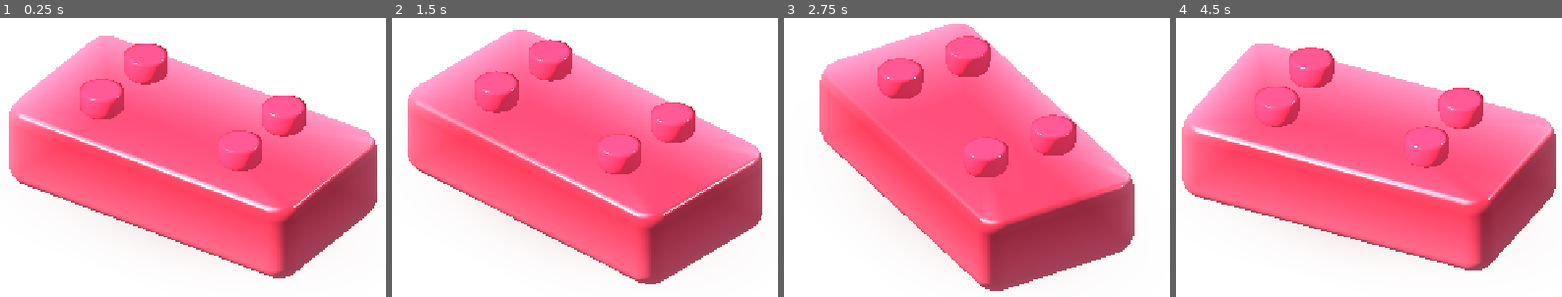
Above: before the commit, frames 1-4 (left to right).
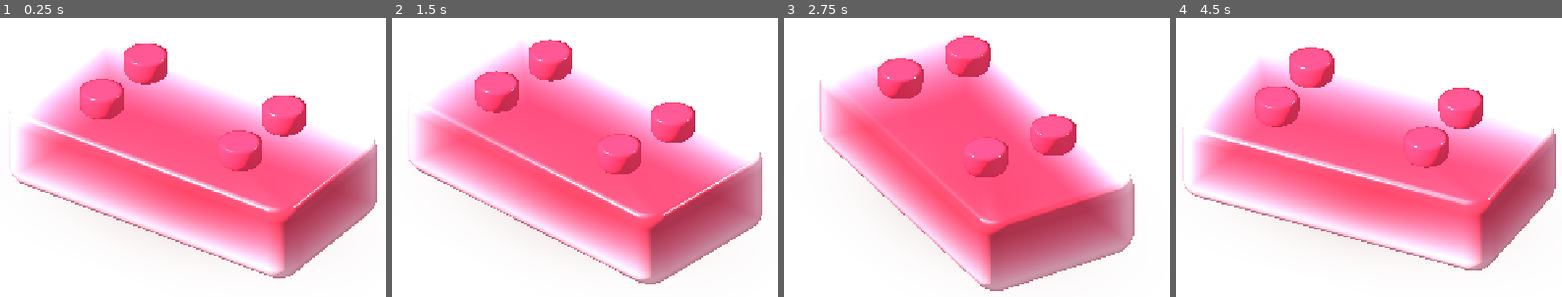
Above: after the commit, the same moments.

Repository: dbrckk/Jelly-bricks
Game: Godot game, scene res://prototypes/single_brick/soft_reference.tscn
Same seed, same stepped clock (60 frames per second), same inputs: the game is played once before the commit and once after it. This scene is started directly instead of the project's main scene.
Inputs (mouse positions are in pixels of both pictures, inside the frame that each line leads up to):
- Up to frame 1 (0.25 s): no input
- Up to frame 2 (1.5 s): tap Enter at 0.5 s; move the mouse to (681, 101) at 0.52 s; click (681, 101) at 0.67 s; tap Space at 1.25 s; drag from (496, 179) to (561, 296) at 1.27 s
- Up to frame 3 (2.75 s): tap Enter at 2 s; move the mouse to (outside the picture) at 2.02 s; click (outside the picture) at 2.17 s
- Up to frame 4 (4.5 s): tap Space at 2.75, 4.25 s; drag from (1345, 296) to (1237, 20) at 2.77 s; tap Enter at 3.5 s; move the mouse to (1500, 257) at 3.52 s; click (1500, 257) at 3.67 s; drag from (1237, 20) to (outside the picture) at 4.27 s

The runs differ from the first frame. In frame 1, 32% of the frame differs, in the area x 2-98%, y 6-94%; in frame 2, 31%; in frame 3, 27%; in frame 4, 32%, in the area x 1-99%, y 9-91%.

Commit message:
feat(optics): separate half-resolution background viewport with matched orbit camera and depth-safe gel sampling

Diff:
--- a/native-godot/prototypes/single_brick/soft_reference.gd
+++ b/native-godot/prototypes/single_brick/soft_reference.gd
@@ -5,8 +5,16 @@
 const FINE = preload("res://prototypes/single_brick/subdivided_studio_mesh.gd")
 const STUD_WET = preload("res://prototypes/single_brick/wet_stud.gdshader")
 const OPAQUE_GEL = preload("res://prototypes/single_brick/wet_gel_opaque_reference.gdshader")
+const BACKDROP_GEL = preload("res://prototypes/single_brick/wet_gel_viewport_reference.gdshader")
+const TEST_CARD = preload("res://prototypes/single_brick/transmission_test_card.gdshader")
 var base_triangles: int = 0
 var fine_triangles: int = 0
+var backdrop_viewport: SubViewport
+var backdrop_camera: Camera3D
+var test_card: MeshInstance3D
+var diagnostic_background_enabled: bool = false
+var transmission_enabled: bool = true
+var backdrop_frame_size: Vector2i = Vector2i.ZERO
 
 func _ready() -> void:
     super._ready()
@@ -28,8 +36,6 @@
     gel_material.set_shader_parameter("bulk_optics", 0.66)
     gel_material.set_shader_parameter("gel_milkiness", 0.22)
     gel_material.set_shader_parameter("interior_scatter", 0.44)
-    # True volumetric refraction remains Blender's offline reference:
-    # this opaque Godot control must not pretend to be transparent.
     gel_material.set_shader_parameter("highlights", 0.63)
     var cap_mat := ShaderMaterial.new()
     cap_mat.shader = STUD_WET
@@ -37,6 +43,7 @@
     studs.material_override = cap_mat
     var coat := wet_coat.material_override as ShaderMaterial
     coat.set_shader_parameter("coat_strength", 0.21)
+    _build_isolated_backdrop()
     sample_reference("rest")
 
 func sample_reference(state: String) -> void:
@@ -64,3 +71,84 @@
     var coat := wet_coat.material_override as ShaderMaterial
     coat.set_shader_parameter("silhouette_softness", softness)
     coat.set_shader_parameter("momentum_lag", lag)
+
+## Split-scene rendering makes a meaningful image-driven refraction possible
+## without sampling the CURRENT framebuffer. Core depth remains opaque and
+## the bottom socket roof cannot bleed through the front surface.
+## One half-resolution background render; no expensive texture readback.
+func _build_isolated_backdrop() -> void:
+    # Mask bit 1 is studio-only; the physical gel, optical coat and studs
+    # render on layer bit 2 in the main view and not in the backdrop view.
+    shell.layers = 2
+    wet_coat.layers = 2
+    studs.layers = 2
+
+    test_card = MeshInstance3D.new()
+    test_card.name = "BackgroundOpticsDiagnosticCard"
+    var card_mesh := PlaneMesh.new()
+    card_mesh.size = Vector2(3.7, 2.9)
+    test_card.mesh = card_mesh
+    var card_mat := ShaderMaterial.new()
+    card_mat.shader = TEST_CARD
+    test_card.material_override = card_mat
+    test_card.position = Vector3(1.0, 0.026, 0.5)
+    test_card.cast_shadow = GeometryInstance3D.SHADOW_CASTING_SETTING_OFF
+    test_card.layers = 1
+    test_card.visible = false
+    add_child(test_card)
+
+    backdrop_viewport = SubViewport.new()
+    backdrop_viewport.name = "FloorOnlyOpticalBackground"
+    backdrop_viewport.own_world_3d = false
+    backdrop_viewport.transparent_bg = false
+    backdrop_viewport.render_target_update_mode = SubViewport.UPDATE_ALWAYS
+    backdrop_viewport.msaa_3d = Viewport.MSAA_DISABLED
+    add_child(backdrop_viewport)
+
+    backdrop_camera = Camera3D.new()
+    backdrop_camera.name = "MatchingBackdropCamera"
+    backdrop_camera.cull_mask = 1
+    backdrop_camera.current = true
+    backdrop_viewport.add_child(backdrop_camera)
+    _sync_backdrop_camera()
+
+    # Ordinary sampler2D: no hint_screen_texture and no ALPHA. Therefore the
+    # core stays in the opaque depth pass despite sampling rendered pixels.
+    gel_material.shader = BACKDROP_GEL
+    gel_material.set_shader_parameter(
+        "backdrop_tex", backdrop_viewport.get_texture())
+    gel_material.set_shader_parameter("backdrop_strength", 0.82)
+    gel_material.set_shader_parameter("refraction_pixels", 5.0)
+
+func _sync_backdrop_camera() -> void:
+    if backdrop_camera == null or camera == null:
+        return
+    var main_size: Vector2i = get_viewport().get_visible_rect().size
+    var target_size := Vector2i(
+        maxi(240, int(round(main_size.x * 0.5))),
+        maxi(320, int(round(main_size.y * 0.5))))
+    if backdrop_viewport.size != target_size:
+        backdrop_viewport.size = target_size
+    backdrop_frame_size = target_size
+    backdrop_camera.projection = camera.projection
+    backdrop_camera.keep_aspect = camera.keep_aspect
+    backdrop_camera.size = camera.size
+    backdrop_camera.near = camera.near
+    backdrop_camera.far = camera.far
+    backdrop_camera.global_transform = camera.global_transform
+
+func set_diagnostic_background(enabled: bool) -> void:
+    diagnostic_background_enabled = enabled
+    if test_card != null:
+        test_card.visible = enabled
+
+func set_transmission_enabled(enabled: bool) -> void:
+    transmission_enabled = enabled
+    gel_material.set_shader_parameter(
+        "backdrop_strength", 0.82 if enabled else 0.0)
+
+func _process(delta: float) -> void:
+    super._process(delta)
+    # Only a transform sync: the backdrop camera follows touch orbit and
+    # phone resolution without copying pixel buffers to the CPU.
+    _sync_backdrop_camera()
